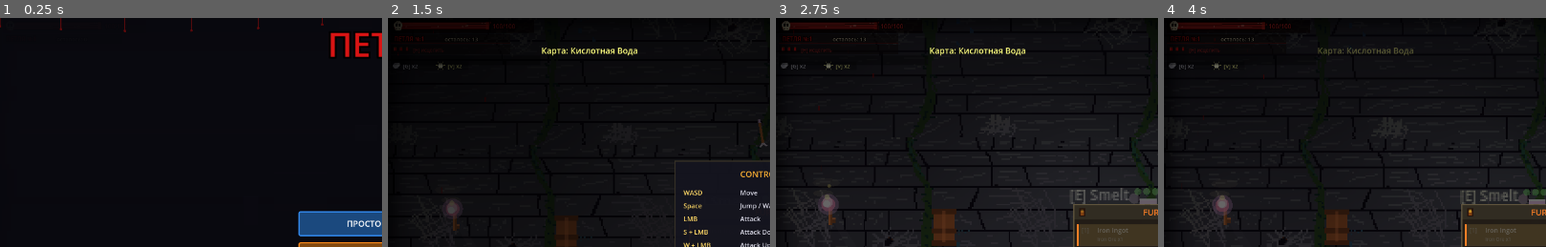
Above: before the commit, frames 1-4 (left to right).
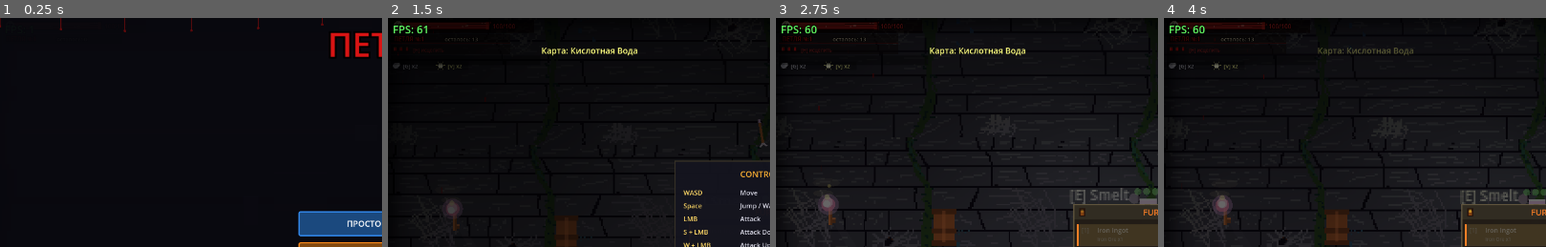
Above: after the commit, the same moments.

Repository: volcraft44/petlya-game
Game: Godot game, scene res://scenes/main.tscn
Same seed, same stepped clock (60 frames per second), same inputs: the game is played once before the commit and once after it.
Inputs (mouse positions are % of the whole screen's width and height, from its top left):
- Up to frame 1 (0.25 s): no input
- Up to frame 2 (1.5 s): click "ПРОСТО НАЧАТЬ" at 0.5 s; tap Enter (ui_accept) at 1.25 s; move the mouse to (72, 45) at 1.27 s; hold D (move_right) from 1.28 s (still down); tap E (interact) at 1.35 s; click (72, 45) at 1.42 s
- Up to frame 3 (2.75 s): tap Space (jump) at 1.52, 1.82 s; release D (move_right) at 2 s; drag from (30, 55) to (57, 59) at 2.02 s
- Up to frame 4 (4 s): move the mouse to (60, 28) at 2.77 s; hold A (move_left) 2.78-3.5 s; tap 1 at 2.85 s; drag from (45, 70) to (50, 47) at 3.52 s
The pictures show only the part of the screen within x 0-50%, y 0-50%; the shares and areas given below are measured in that part.

The runs differ from the first frame. In frame 2, 0.2% of the frame differs, in the area x 1-11%, y 3-7%; in frame 3, 0.2%, in the area x 1-11%, y 2-7%; in frame 4, 0.2%.

Commit message:
Restore simple FPS counter (top-left)
Co-Authored-By: Claude Opus 4.8 <noreply@anthropic.com>

Diff:
--- a/scripts/main.gd
+++ b/scripts/main.gd
@@ -128,6 +128,11 @@
 
 # Global darkness overlay
 var darkness: CanvasModulate
+
+# FPS-счётчик
+var _fps_layer: CanvasLayer
+var _fps_label: Label
+var _fps_cd: float = 0.0
 
 
 # Низкое железо (телефон): на нём выключаем весь динамический свет —
@@ -166,6 +171,18 @@
 	darkness = CanvasModulate.new()
 	darkness.color = _ambient(Color(0.07, 0.06, 0.10))
 	add_child(darkness)
+
+	# Счётчик FPS (верхний левый угол)
+	_fps_layer = CanvasLayer.new()
+	_fps_layer.layer = 200
+	add_child(_fps_layer)
+	_fps_label = Label.new()
+	_fps_label.position = Vector2(8, 6)
+	_fps_label.add_theme_font_size_override("font_size", 18)
+	_fps_label.add_theme_color_override("font_color", Color(0.4, 1.0, 0.4))
+	_fps_label.add_theme_color_override("font_outline_color", Color(0, 0, 0))
+	_fps_label.add_theme_constant_override("outline_size", 4)
+	_fps_layer.add_child(_fps_label)
 
 	# HUD
 	var hud_script = load("res://scripts/hud.gd")
@@ -1215,6 +1232,11 @@
 # ───────────────────────────────────────────────────────────────────────────
 
 func _process(delta):
+	if _fps_label:
+		_fps_cd -= delta
+		if _fps_cd <= 0.0:
+			_fps_cd = 0.25
+			_fps_label.text = "FPS: %d" % Engine.get_frames_per_second()
 	_update_camera_shake(delta)
 	_update_camera_lookahead(delta)
 	_update_cs_features(delta)
